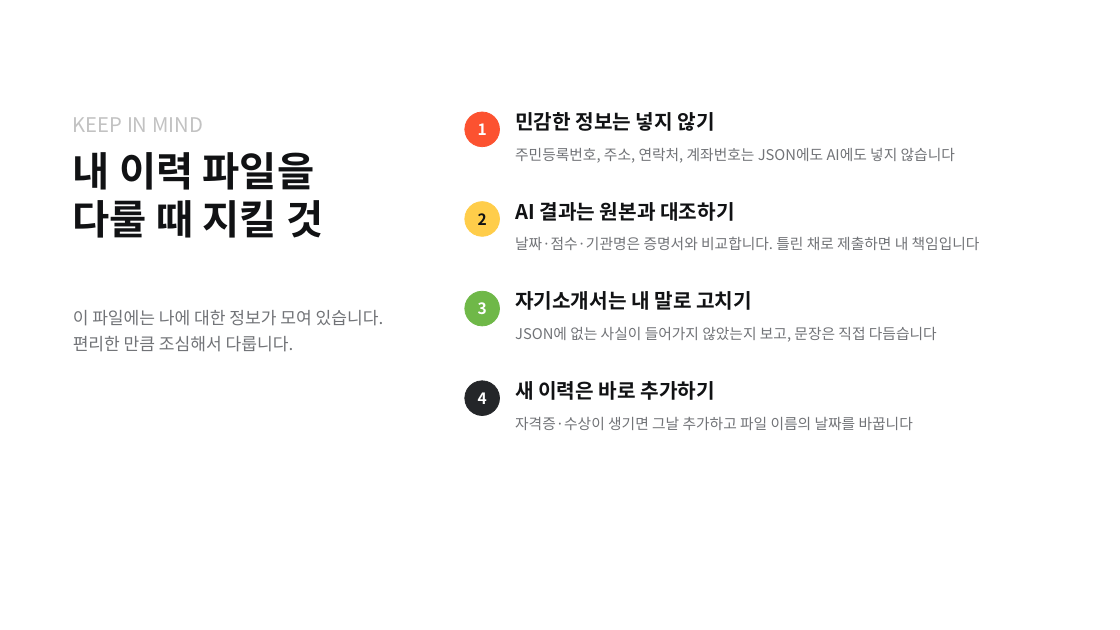
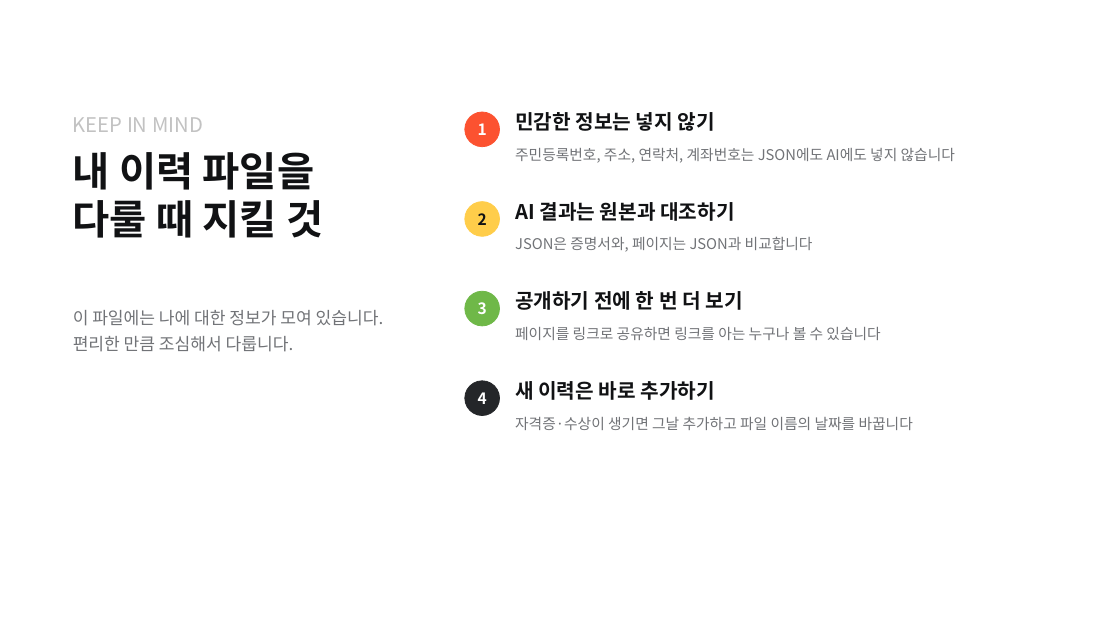
Before and after one commit to pa3757/KPX_knewdeal, a slide deck: slide 23 of instructor/특별실습_Claude_이력JSON.pptx (slide 20 before the commit). Drawn at 1120x630 pixels with LibreOffice and Linux fonts; fonts in the diff are those of the drawing; background and template pictures are left out. Boxes give left, top, right and bottom in pixels: in the first picture for what was removed or moved away, otherwise in the second. Text is boxed around its words. In the diff, an @@ line names an element or a change of style, - is before the commit and + after.

```diff
--- a/instructor/특별실습_Claude_이력JSON.pptx
+++ b/instructor/특별실습_Claude_이력JSON.pptx
@@ text at <box>515,236,813,252</box>: text changed @@
-날짜·점수·기관명은 증명서와 비교합니다. 틀린 채로 제출하면 내 책임입니다
+JSON은 증명서와, 페이지는 JSON과 비교합니다
@@ text at <box>515,291,743,310</box>: text changed @@
-자기소개서는 내 말로 고치기
+공개하기 전에 한 번 더 보기
@@ text at <box>515,327,880,340</box>: text changed @@
-JSON에 없는 사실이 들어가지 않았는지 보고, 문장은 직접 다듬습니다
+페이지를 링크로 공유하면 링크를 아는 누구나 볼 수 있습니다
```
Also in this commit, not shown: 8 other slides changed, 3 slides added, 35 other files.
